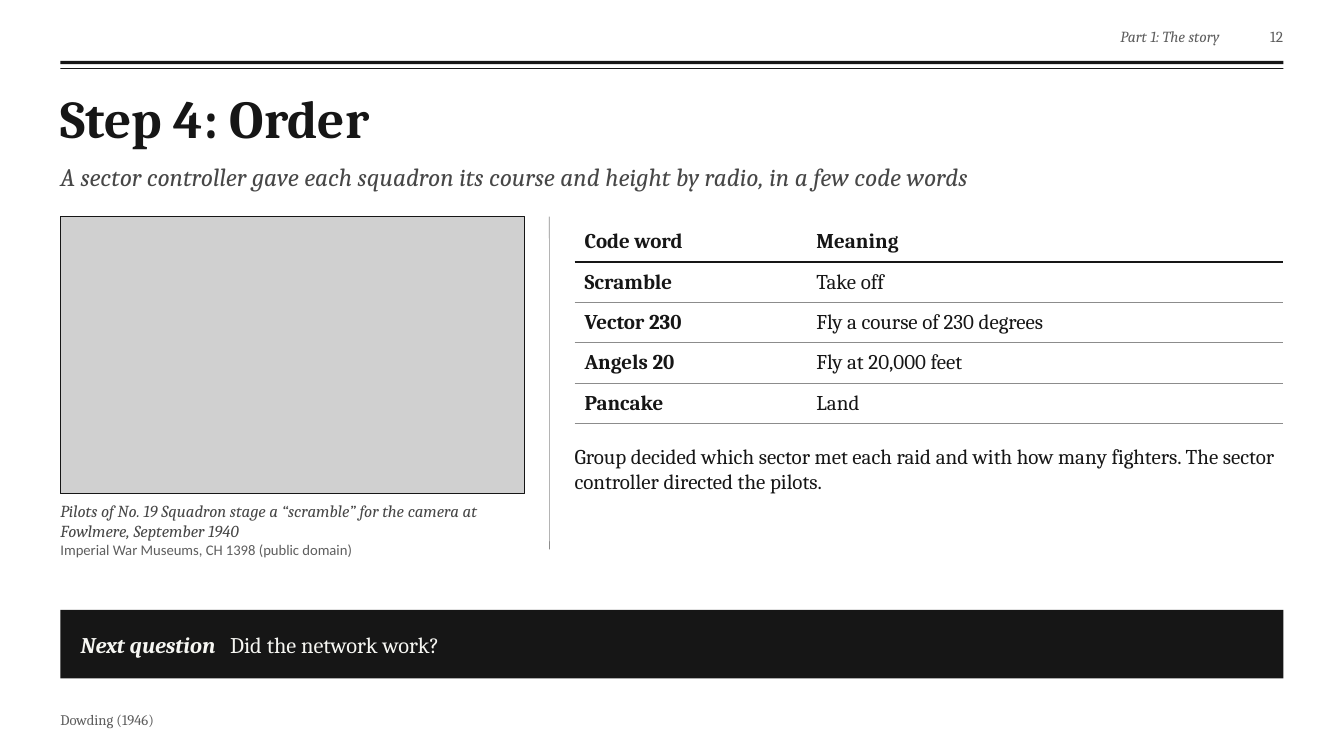
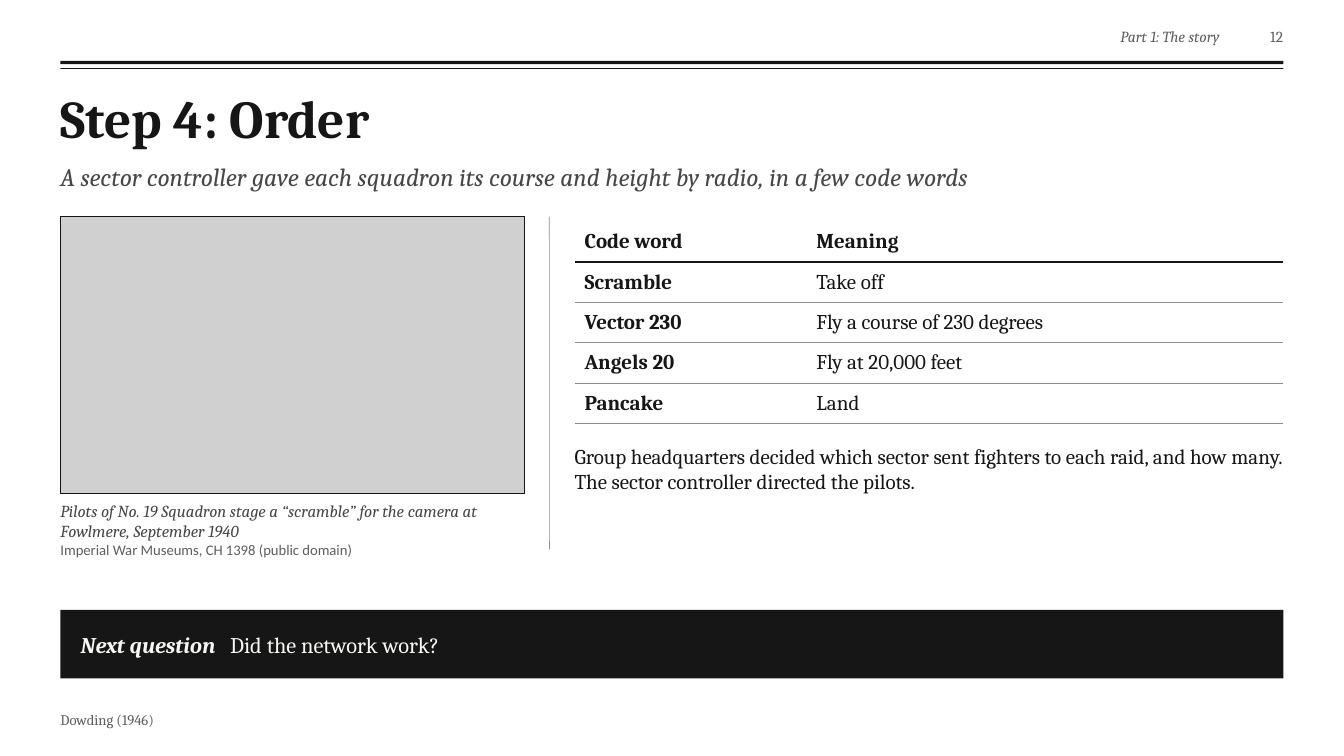
Before and after one commit to fengyiqicoder/fumadocs, a slide deck: slide 12 of dowding-presentation/Dowding_Effective_Communication.pptx. Drawn at 1344x756 pixels with LibreOffice and Linux fonts; fonts in the diff are those of the drawing; grey boxes stand for pictures; background and template pictures are left out. Boxes give left, top, right and bottom in pixels: in the first picture for what was removed or moved away, otherwise in the second. Text is boxed around its words. In the diff, an @@ line names an element or a change of style, - is before the commit and + after.

```diff
--- a/dowding-presentation/Dowding_Effective_Communication.pptx
+++ b/dowding-presentation/Dowding_Effective_Communication.pptx
@@ text at (x1=575, y1=449, x2=1282, y2=494): text changed @@
-Group decided which sector met each raid and with how many fighters. The sector controller directed the pilots.
+Group headquarters decided which sector sent fighters to each raid, and how many. The sector controller directed the pilots.
```
Also in this commit, not shown: 14 other slides changed, 2 other files.
